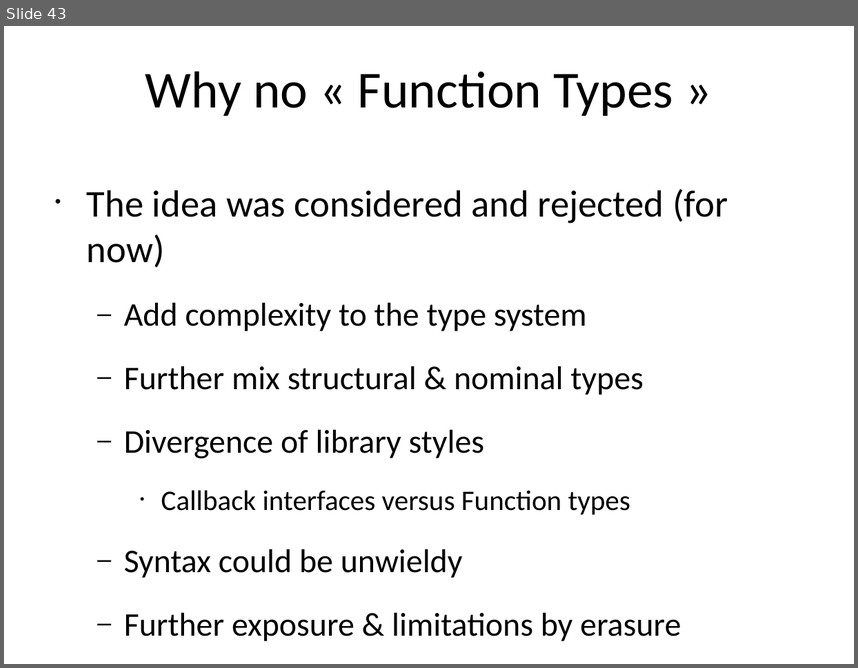
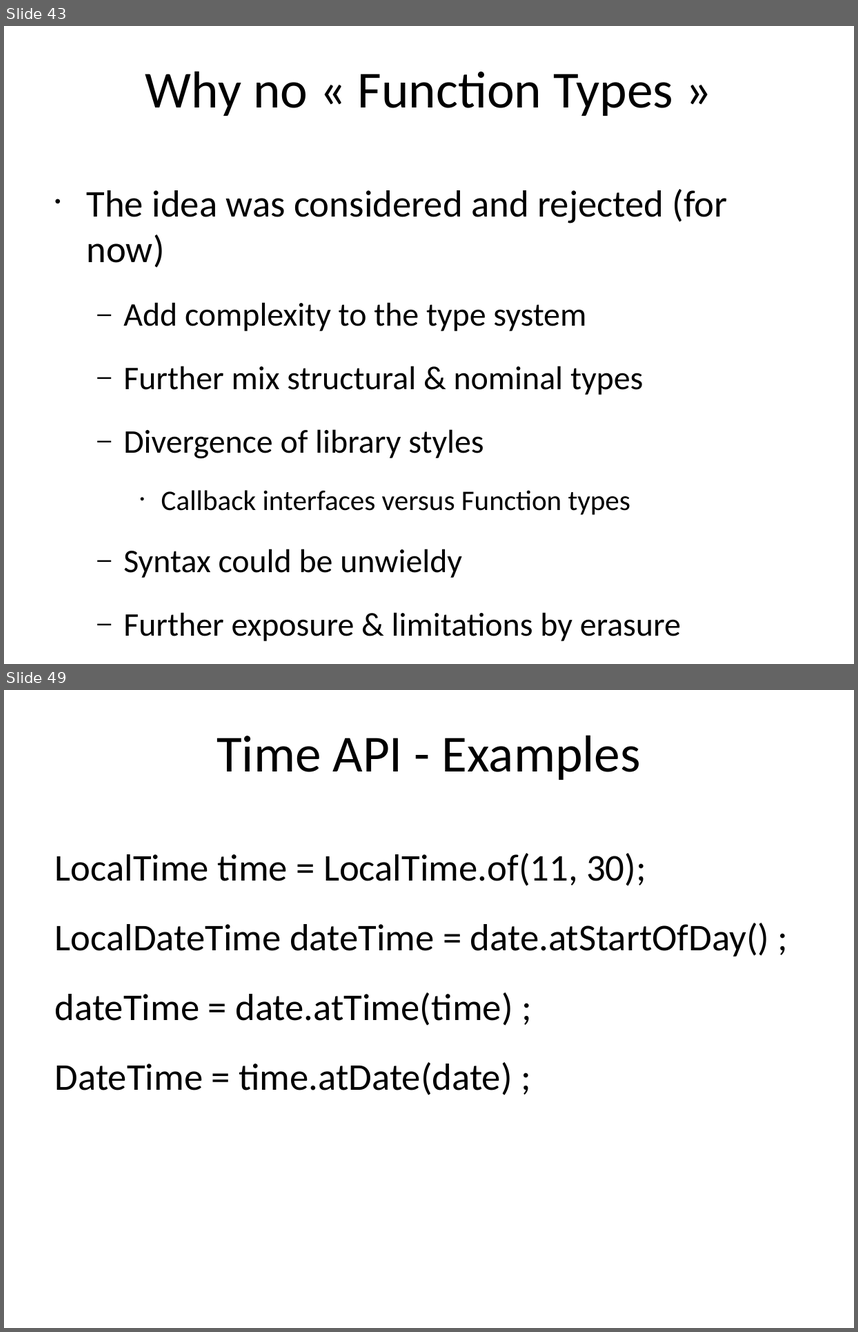
Before and after one commit to kwakeroni/workshops, a slide deck: workshop-java8.ppt. Shown one above the other, each under a label of ours: slide 43 before the commit, slides 43 and 49 after it; the slides between them are not shown. The pictures are 858x668 and 858x1332 pixels, drawn with LibreOffice and Linux fonts; fonts in the diff are those of the drawing. Boxes give left, top, right and bottom in pixels: in the first picture for what was removed or moved away, otherwise in the second. Text is boxed around its words. In the diff, an @@ line names an element or a change of style, - is before the commit and + after.

Commit message:
added Exercise 3 + time exercise, added slides on additional subjects

```diff
--- a/workshop-java8.ppt
+++ b/workshop-java8.ppt
@@ slide 49 added at <box>4,690,854,1328</box>, background #FFFFFF @@
@@ title added at <box>217,735,641,780</box>, 44 pt, text #000000 @@
+Time API - Examples
@@ text added at <box>55,853,770,1095</box>, 32 pt, text #000000 @@
+LocalTime time = LocalTime.of(11, 30);
+LocalDateTime dateTime = date.atStartOfDay() ;
+dateTime = date.atTime(time) ;
+DateTime = time.atDate(date) ;
```
Also in this commit, not shown: 33 other slides changed, 9 other slides added, 14 other files.
